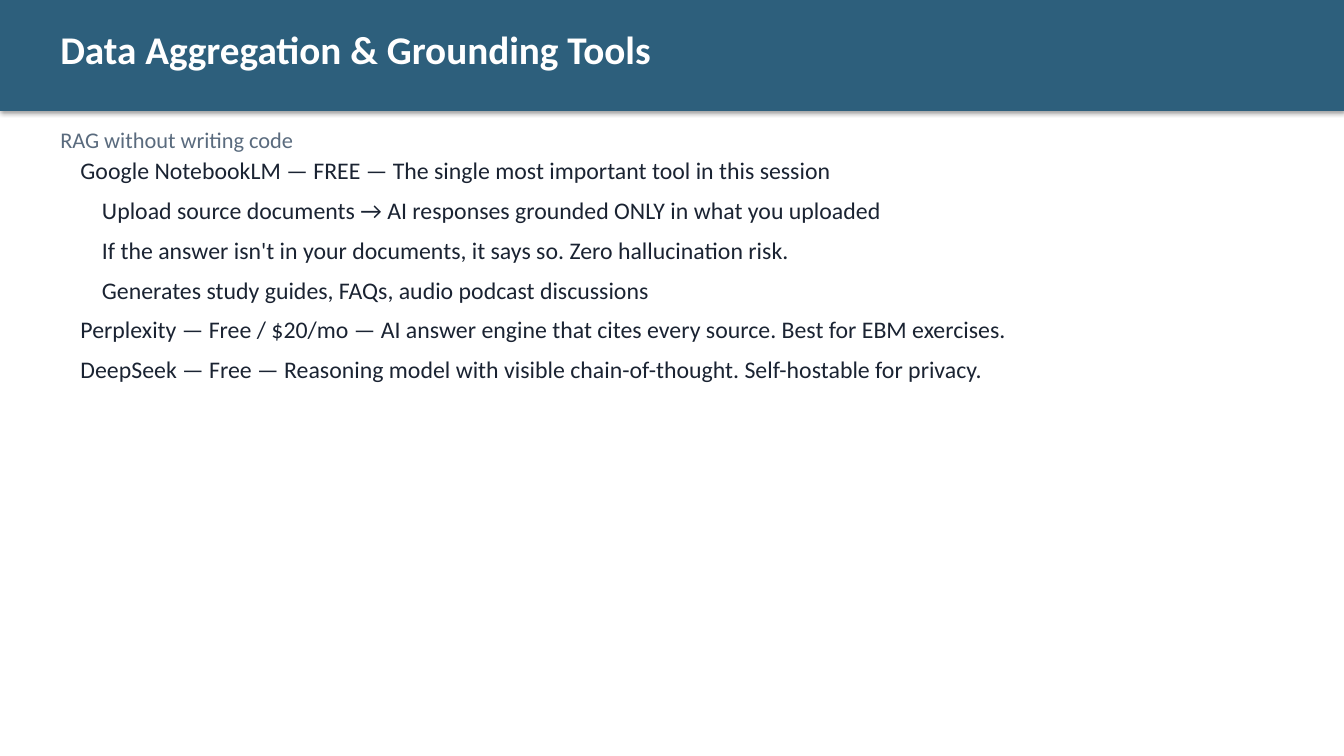
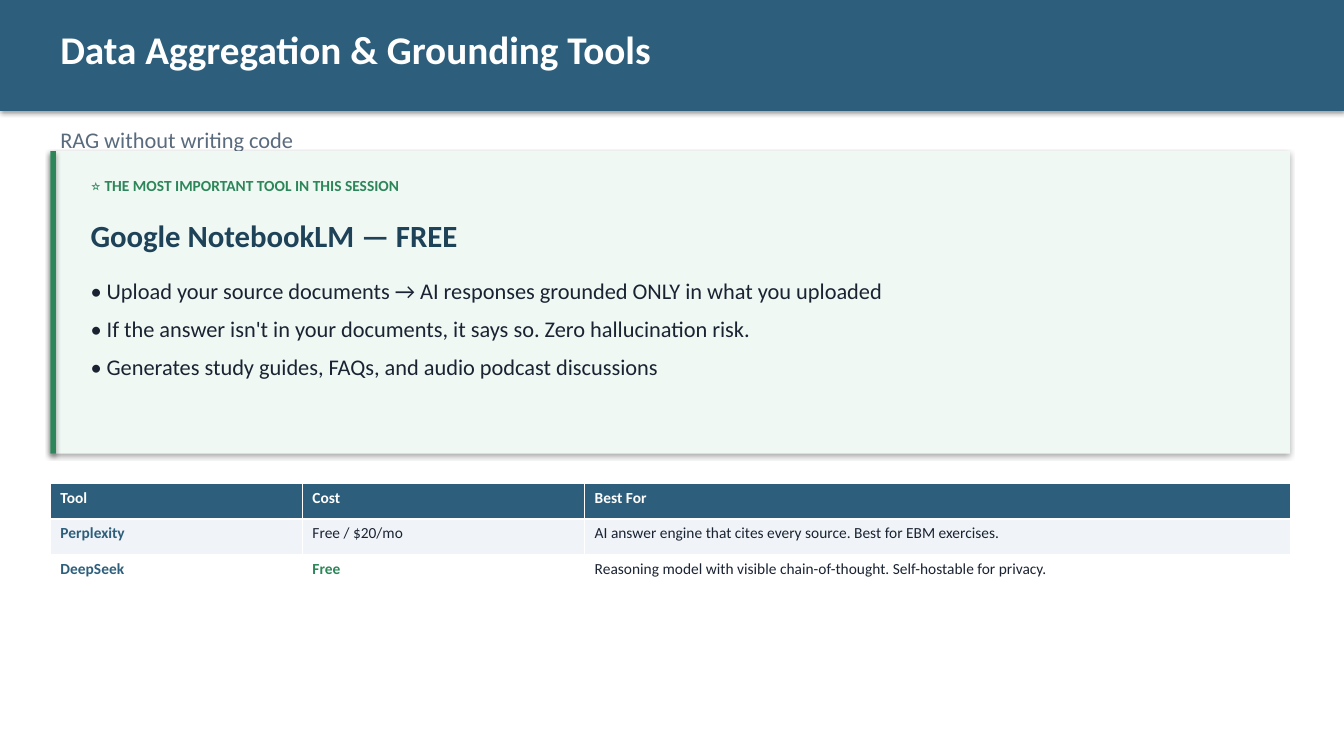
Before and after one commit to diana-brewer/digital-learning-unlocked, a slide deck: slide 12 of Digital Learning Unlocked - Slide Deck.pptx. Drawn at 1344x756 pixels with LibreOffice and Linux fonts; fonts in the diff are those of the drawing. Boxes give left, top, right and bottom in pixels: in the first picture for what was removed or moved away, otherwise in the second. Text is boxed around its words. In the diff, an @@ line names an element or a change of style, - is before the commit and + after.

Commit message:
Restyle slide deck with tables, callouts, and colored cards matching HTML design

```diff
--- a/Digital Learning Unlocked - Slide Deck.pptx
+++ b/Digital Learning Unlocked - Slide Deck.pptx
@@ rectangle added at (50,151,1291,454), fill #F0F8F4 @@
@@ rectangle added at (50,151,56,454), fill #2D8659 @@
@@ text added at (105,181,399,191), 11 pt, text #2D8659, bold @@
+⭐ THE MOST IMPORTANT TOOL IN THIS SESSION
@@ text added at (91,225,457,253), 22 pt, text #1E4258, bold @@
+Google NotebookLM — FREE
@@ text at (107,283,882,379): text changed; size 17 to 16 pt @@
-Google NotebookLM — FREE — The single most important tool in this session
-Upload source documents → AI responses grounded ONLY in what you uploaded
-If the answer isn't in your documents, it says so. Zero hallucination risk.
-Generates study guides, FAQs, audio podcast discussions
-Perplexity — Free / $20/mo — AI answer engine that cites every source. Best for EBM exercises.
-DeepSeek — Free — Reasoning model with visible chain-of-thought. Self-hostable for privacy.
+• Upload your source documents → AI responses grounded ONLY in what you uploaded
+• If the answer isn't in your documents, it says so. Zero hallucination risk.
+• Generates study guides, FAQs, and audio podcast discussions
@@ table added at (50,484,1291,590), 3 rows, 3 columns @@
+Tool | Cost | Best For
+Perplexity | Free / $20/mo | AI answer engine that cites every source. Best for EBM exercises.
+DeepSeek | Free | Reasoning model with visible chain-of-thought. Self-hostable for privacy.
```
Also in this commit, not shown: 20 other slides changed.
